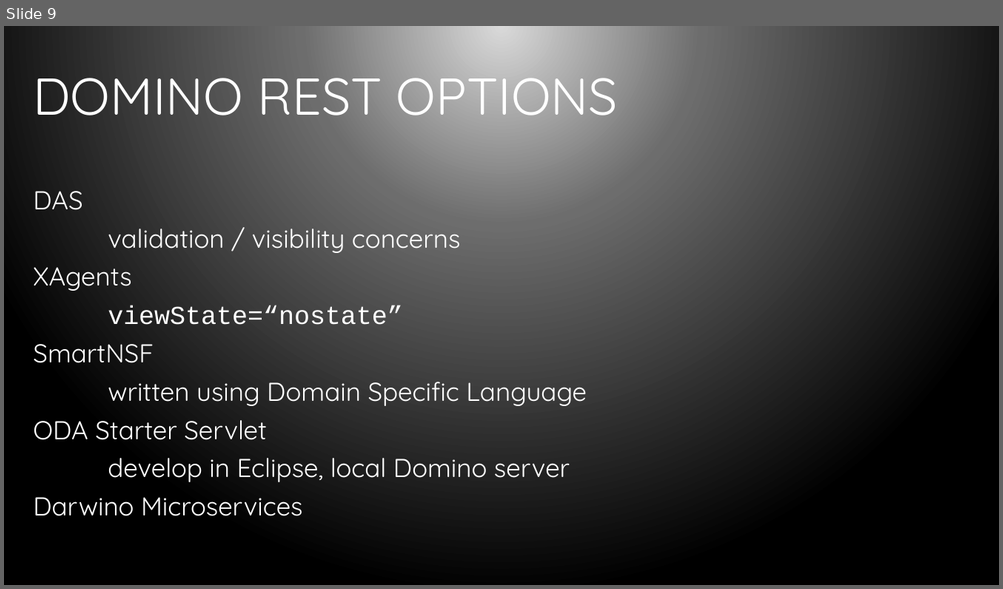
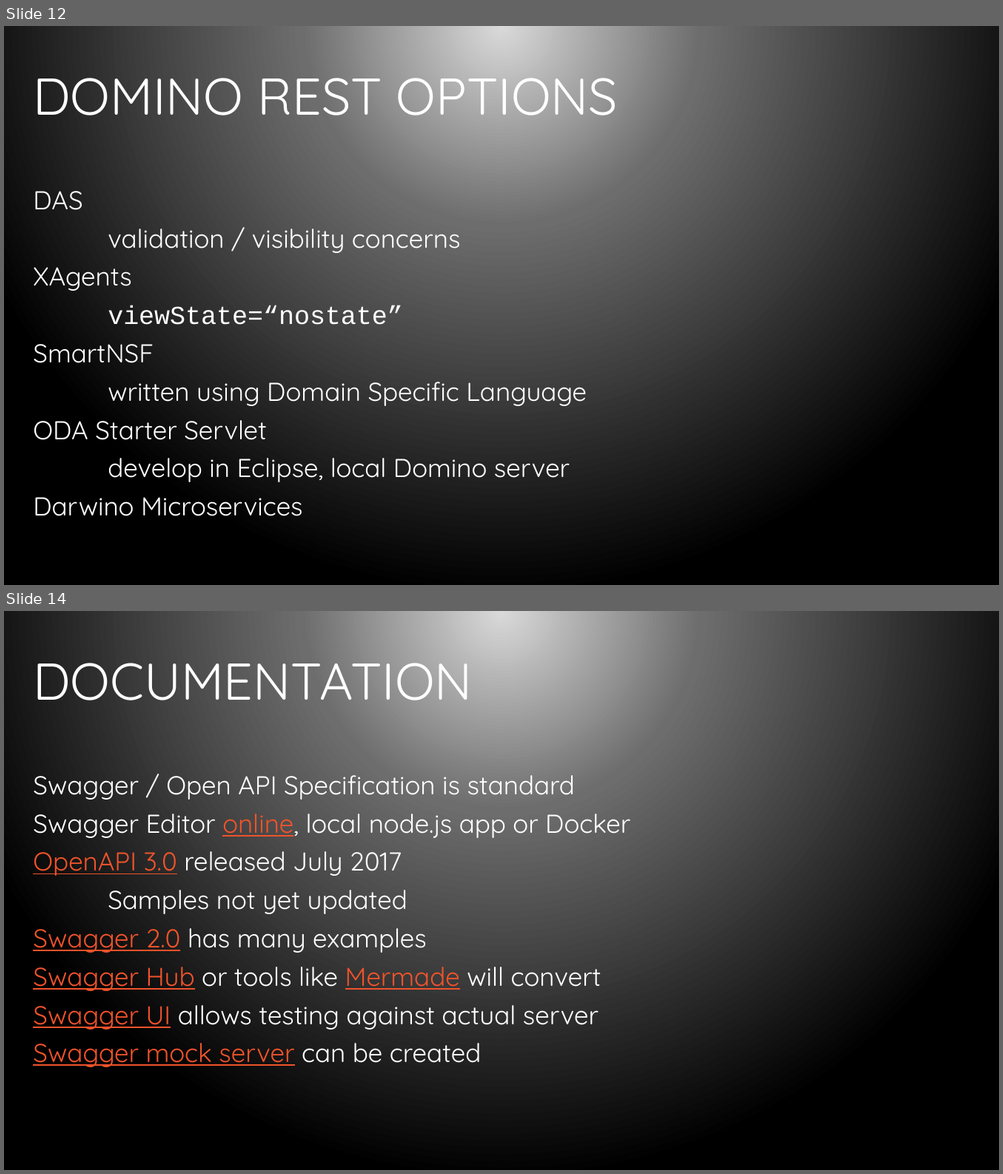
Before and after one commit to bleedingcode/domino-js-masterclass, a slide deck: presentation/8598 Domino and JS.pptx. Shown one above the other, each under a label of ours: slide 9 before the commit, slides 12 and 14 after it; the slides between them are not shown. The pictures are 1003x589 and 1003x1174 pixels, drawn with LibreOffice and Linux fonts; fonts in the diff are those of the drawing; background and template pictures are left out. Boxes give left, top, right and bottom in pixels: in the first picture for what was removed or moved away, otherwise in the second. Text is boxed around its words. In the diff, an @@ line names an element or a change of style, - is before the commit and + after.

```diff
--- a/presentation/8598 Domino and JS.pptx
+++ b/presentation/8598 Domino and JS.pptx
@@ slide 14 added at (x1=4, y1=611, x2=999, y2=1170), background gradient #D9D9D9 to #6D6D6D to #000000 @@
@@ title added at (x1=33, y1=647, x2=472, y2=714), 50 pt, text #FFFFFF @@
+DOCUMENTATION
@@ text added at (x1=33, y1=775, x2=630, y2=1068), 25 pt, text #FFFFFF @@
+Swagger / Open API Specification is standard
+Swagger Editor online, local node.js app or Docker
+OpenAPI 3.0 released July 2017
+Samples not yet updated
+Swagger 2.0 has many examples
+Swagger Hub or tools like Mermade will convert
+Swagger UI allows testing against actual server
+Swagger mock server can be created
@@ what was slide 9 is now slide 12 @@
```
Also in this commit, not shown: 13 other slides added.
